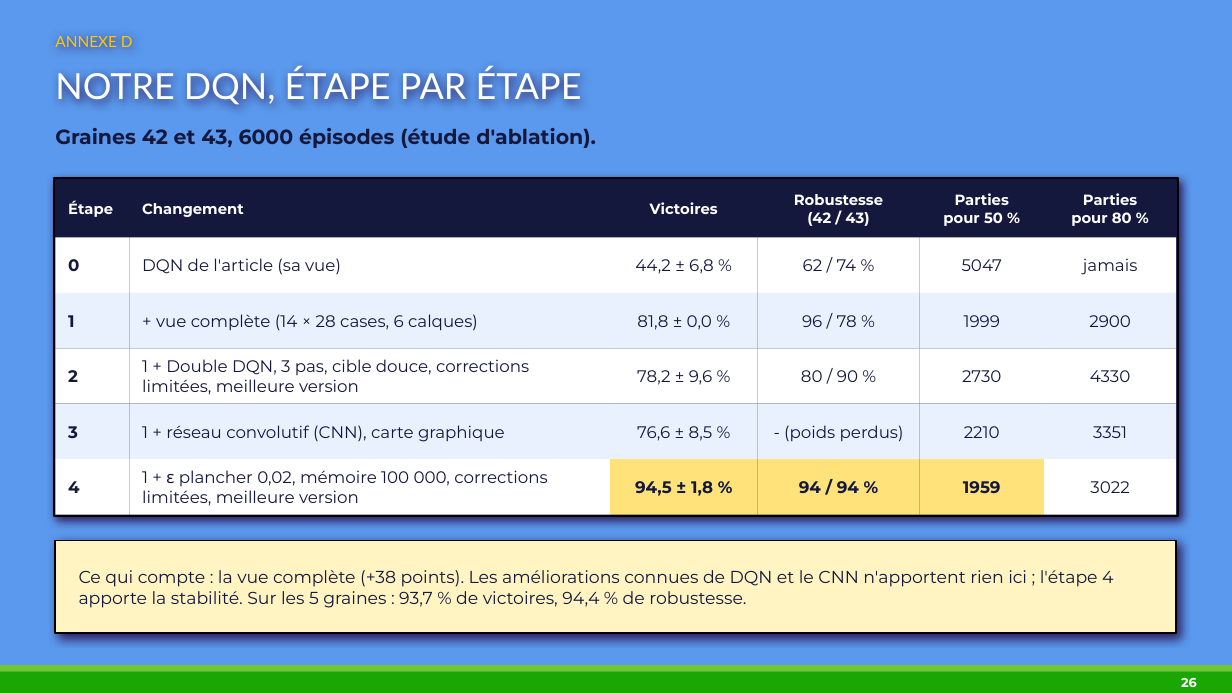
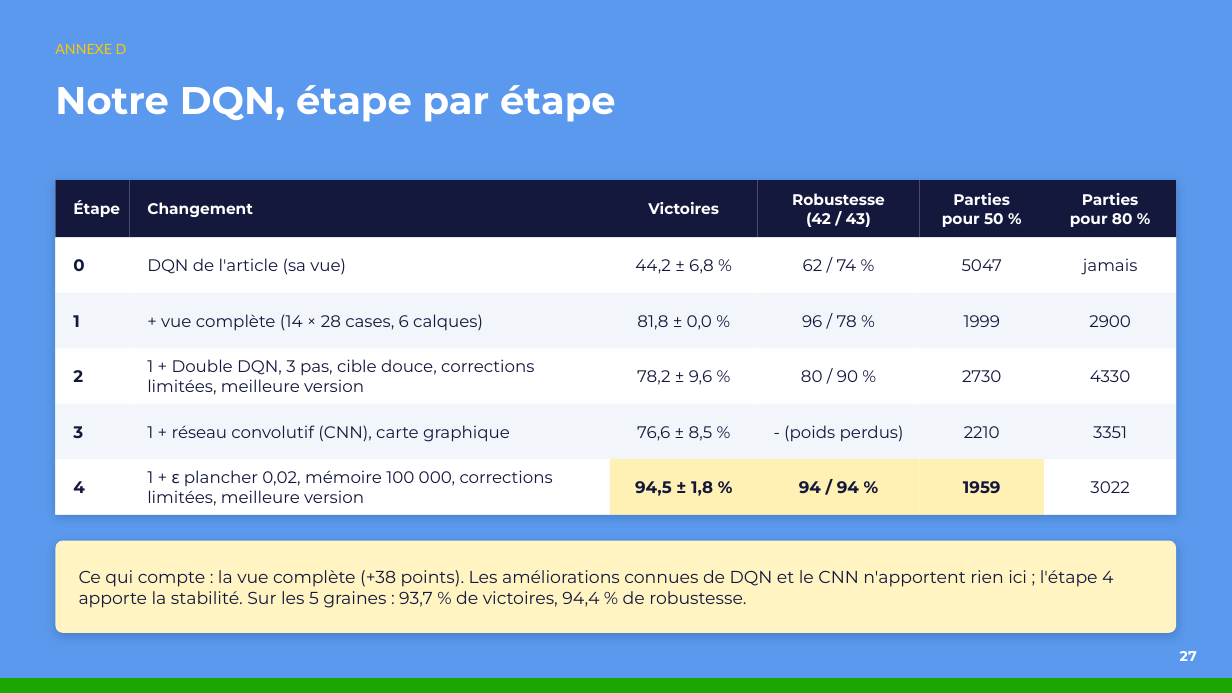
Before and after one commit to EwenBourgeat/MarioRL_FinalWork, a slide deck: slide 27 of docs/oral/Oral_RL_Mario.pptx (slide 26 before the commit). Drawn at 1232x693 pixels with LibreOffice and Linux fonts; fonts in the diff are those of the drawing. Boxes give left, top, right and bottom in pixels: in the first picture for what was removed or moved away, otherwise in the second. Text is boxed around its words. In the diff, an @@ line names an element or a change of style, - is before the commit and + after.

```diff
--- a/docs/oral/Oral_RL_Mario.pptx
+++ b/docs/oral/Oral_RL_Mario.pptx
@@ text "ANNEXE D" moved from (x1=55, y1=36, x2=133, y2=47) to (x1=55, y1=44, x2=127, y2=54) @@
@@ text "ANNEXE D" at (x1=55, y1=44, x2=127, y2=54): size 12 to 11 pt @@
@@ text at (x1=55, y1=85, x2=616, y2=122): text changed; size 28 to 30 pt; font Lato to Montserrat; bold on @@
-NOTRE DQN, ÉTAPE PAR ÉTAPE
+Notre DQN, étape par étape
@@ text removed at (x1=55, y1=128, x2=596, y2=148) @@
-Graines 42 et 43, 6000 épisodes (étude d'ablation).
@@ rectangle at (x1=55, y1=180, x2=1177, y2=515): fill #14183D to #FFFFFF; outline #000000 1.5 pt to none; shadow changed @@
@@ size 11.5 to 12 pt in 6 elements at (x1=55, y1=180, x2=129, y2=238), (x1=129, y1=180, x2=610, y2=238), (x1=610, y1=180, x2=758, y2=238), (x1=758, y1=180, x2=920, y2=238), (x1=920, y1=180, x2=1044, y2=238), (x1=1044, y1=180, x2=1177, y2=238) @@
@@ fill #EAF1FE to #F2F5FA in 12 elements at (x1=55, y1=293, x2=129, y2=348), (x1=129, y1=293, x2=610, y2=348), (x1=610, y1=293, x2=758, y2=348), (x1=758, y1=293, x2=920, y2=348), (x1=920, y1=293, x2=1044, y2=348), (x1=1044, y1=293, x2=1177, y2=348), (x1=55, y1=404, x2=129, y2=459), (x1=129, y1=404, x2=610, y2=459), (x1=610, y1=404, x2=758, y2=459), (x1=758, y1=404, x2=920, y2=459), (x1=920, y1=404, x2=1044, y2=459), (x1=1044, y1=404, x2=1177, y2=459) @@
@@ fill #FFE27A to #FFF0B3 in 3 elements at (x1=610, y1=459, x2=758, y2=515), (x1=758, y1=459, x2=920, y2=515), (x1=920, y1=459, x2=1044, y2=515) @@
@@ rectangle removed at (x1=55, y1=541, x2=1177, y2=633) @@
@@ rounded rectangle added at (x1=55, y1=541, x2=1177, y2=633), fill #FFF4C2 @@
@@ text added at (x1=1180, y1=651, x2=1197, y2=661), 11 pt, text #FFFFFF, bold @@
+27
@@ rectangle resized from (x1=0, y1=672, x2=1232, y2=693) to (x1=0, y1=678, x2=1232, y2=693) @@
@@ rectangle removed at (x1=0, y1=665, x2=1232, y2=672) @@
@@ text removed at (x1=1181, y1=678, x2=1197, y2=687) @@
-26
```
Also in this commit, not shown: 15 other slides changed, 6 slides added, 5 slides removed, 4 other files.
